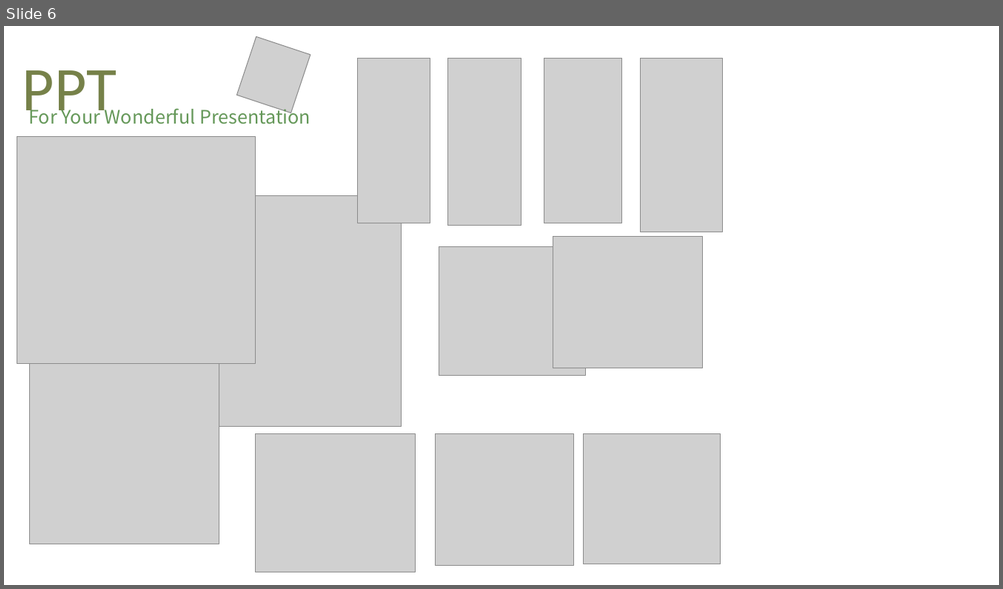
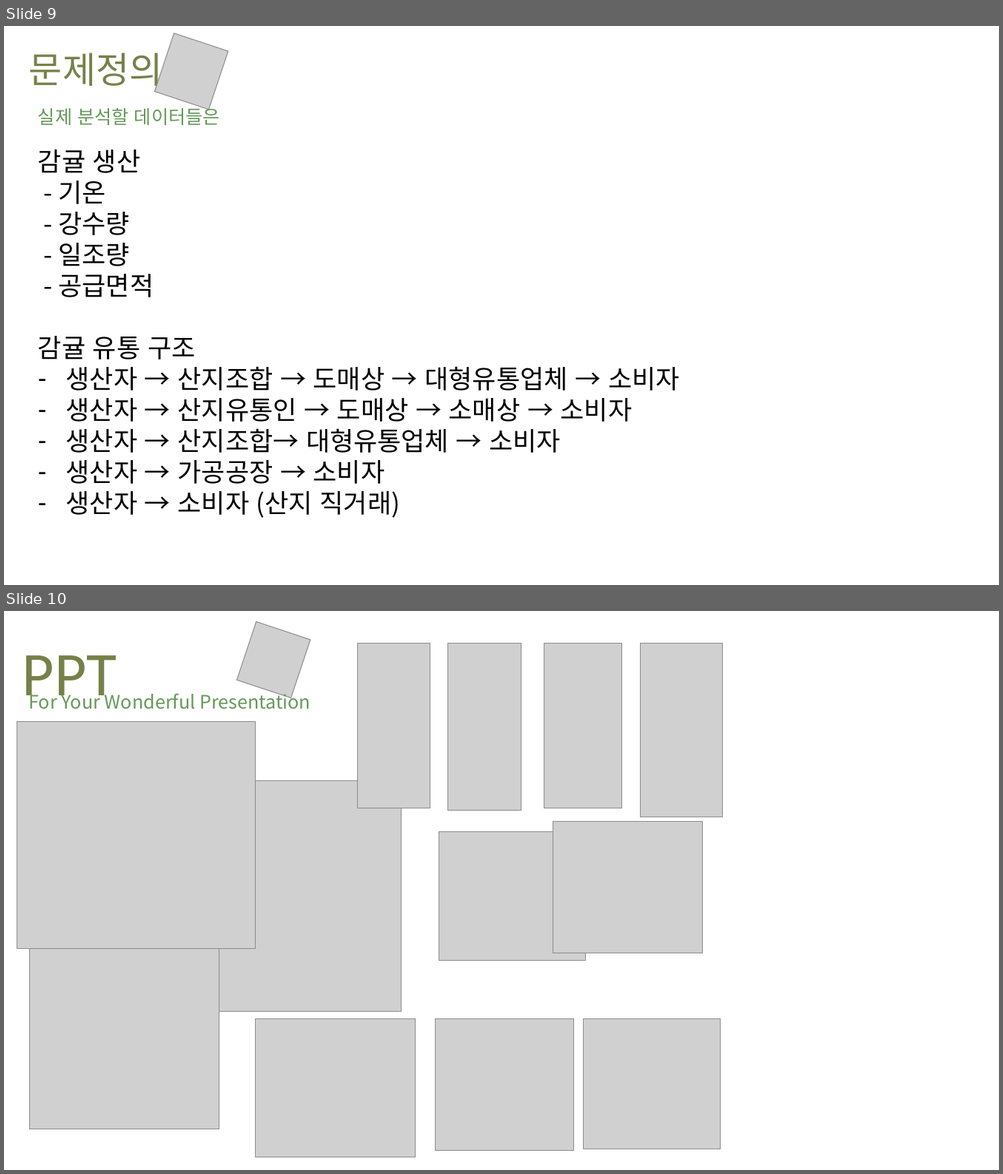
Before and after one commit to Joonyeong97/Jeju_Analysis_Project, a slide deck: ppt/감귤 PPT.pptx. Shown one above the other, each under a label of ours: slide 6 before the commit, slides 9 and 10 after it. The pictures are 1003x589 and 1003x1174 pixels, drawn with LibreOffice and Linux fonts; fonts in the diff are those of the drawing; grey boxes stand for pictures; background and template pictures are left out. Boxes give left, top, right and bottom in pixels: in the first picture for what was removed or moved away, otherwise in the second. Text is boxed around its words. In the diff, an @@ line names an element or a change of style, - is before the commit and + after.

```diff
--- a/ppt/감귤 PPT.pptx
+++ b/ppt/감귤 PPT.pptx
@@ slide 9 added at bbox=[4, 26, 999, 585], background picture (left out) @@
@@ picture added at bbox=[155, 33, 228, 110] @@
@@ text added at bbox=[29, 53, 162, 92], 35 pt, text #768149 @@
+문제정의
@@ text added at bbox=[38, 105, 220, 125], 18 pt, text #659859 @@
+실제 분석할 데이터들은
@@ text added at bbox=[38, 150, 680, 518], 25 pt, text #000000 @@
+감귤 생산
+- 기온
+- 강수량
+- 일조량
+- 공급면적
+감귤 유통 구조
+– 생산자 → 산지조합 → 도매상 → 대형유통업체 → 소비자
+– 생산자 → 산지유통인 → 도매상 → 소매상 → 소비자
+– 생산자 → 산지조합→ 대형유통업체 → 소비자
+– 생산자 → 가공공장 → 소비자
+– 생산자 → 소비자 (산지 직거래)
@@ what was slide 6 is now slide 10 @@
```
Also in this commit, not shown: 3 slides changed, 5 other slides added, 2 slides removed.
